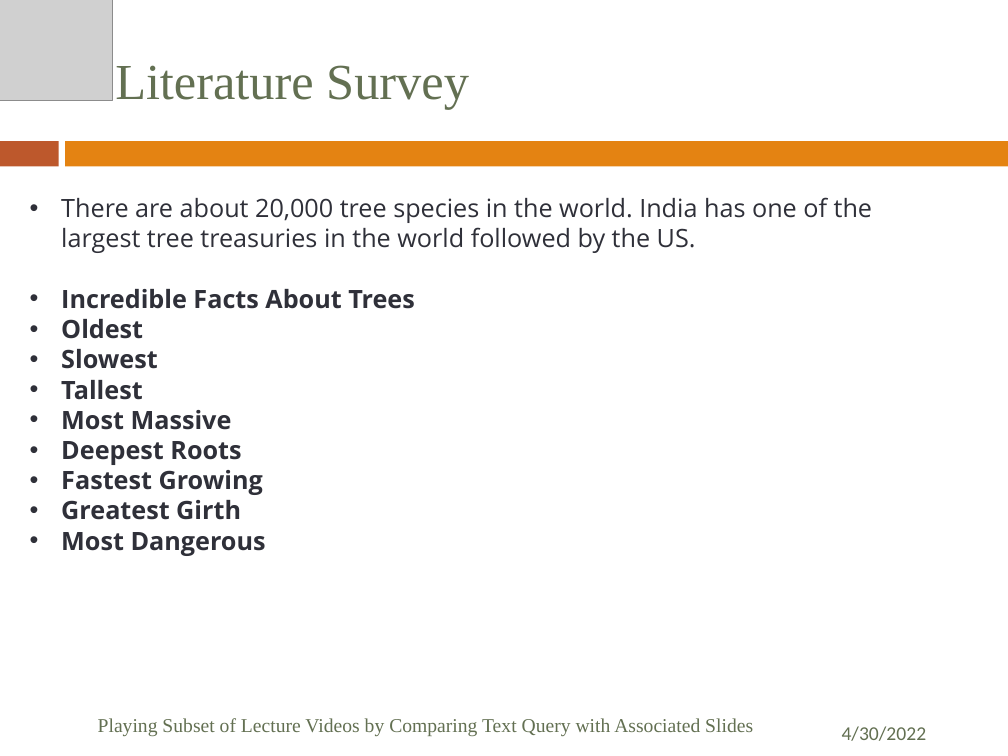
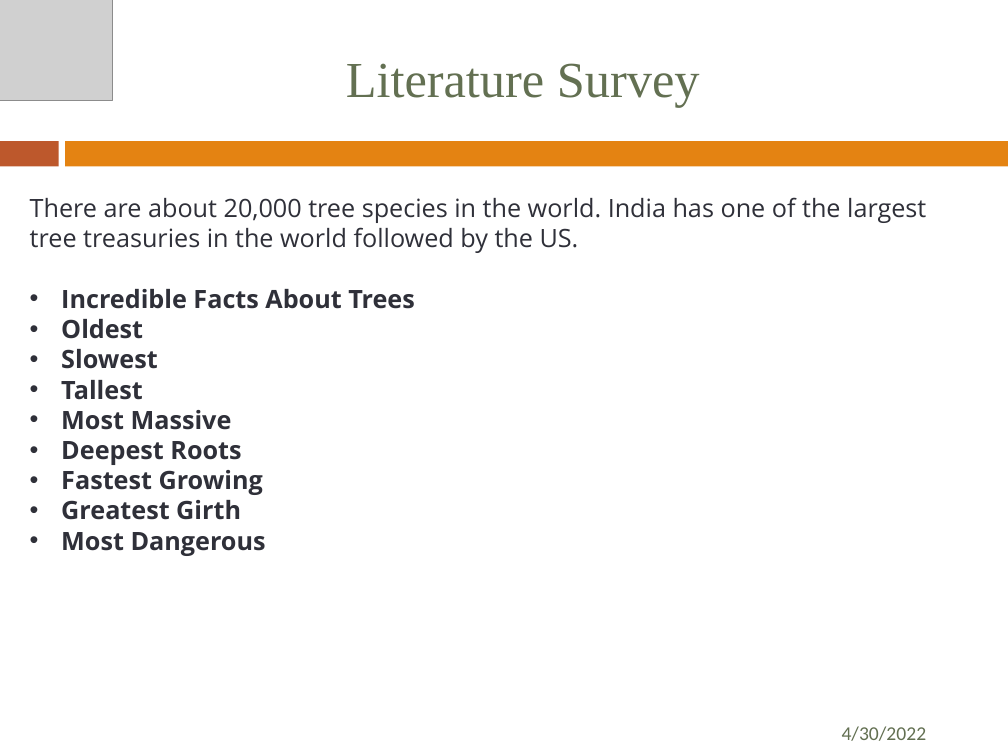
Before and after one commit to Suraj1089/Tree_Plantation, a slide deck: slide 7 of PBL Presentation Format.pptx (slide 6 before the commit). Drawn at 1008x756 pixels with LibreOffice and Linux fonts; fonts in the diff are those of the drawing; grey boxes stand for pictures. Boxes give left, top, right and bottom in pixels: in the first picture for what was removed or moved away, otherwise in the second. Text is boxed around its words. In the diff, an @@ line names an element or a change of style, - is before the commit and + after.

```diff
--- a/PBL Presentation Format.pptx
+++ b/PBL Presentation Format.pptx
@@ title "Literature Survey": place and size @@
-title "Literature Survey" at (115, 65, 469, 110)
+title "Literature Survey" at (346, 63, 700, 107)
@@ title "Literature Survey" at (346, 63, 700, 107): alignment left to centre @@
@@ text at (30, 197, 926, 253): bullet • to none @@
@@ text removed at (98, 718, 753, 736) @@
-Playing Subset of Lecture Videos by Comparing Text Query with Associated Slides
```
Also in this commit, not shown: 11 other slides changed, 1 slide added.
